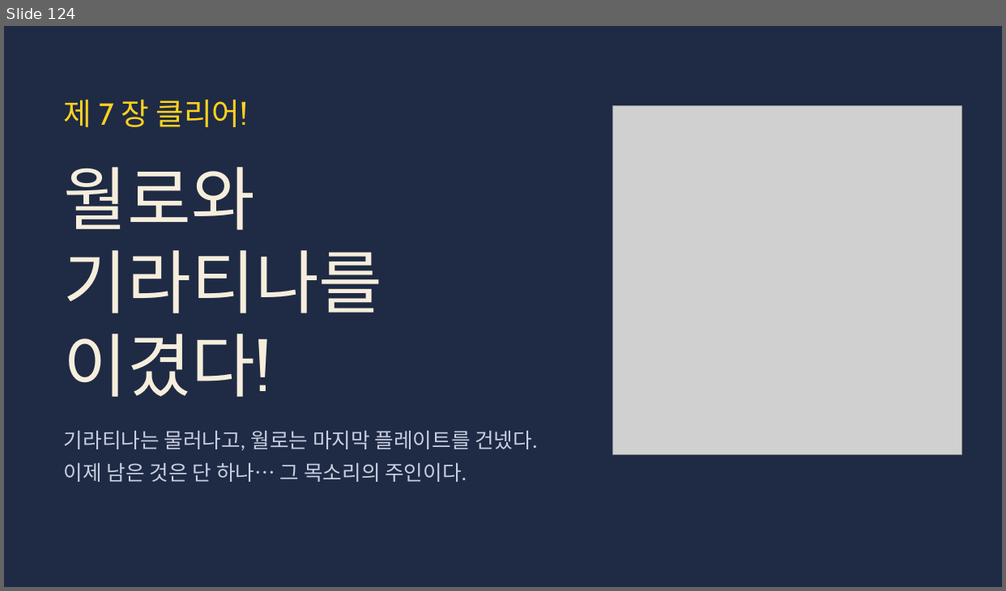
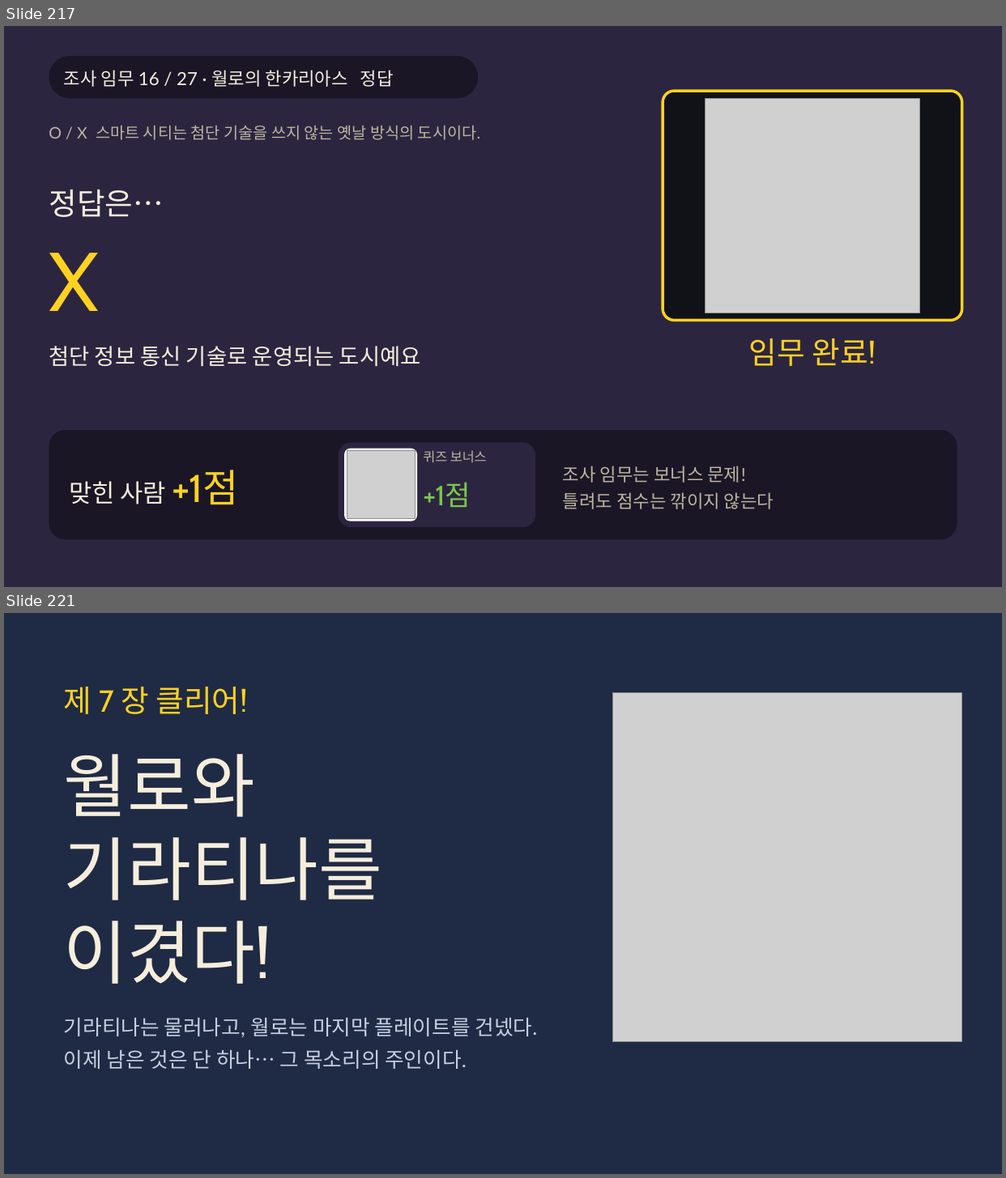
Before and after one commit to choivoo/-, a slide deck: 레전드_아르세우스_히스이_대모험_주거와_도시_경제성장에_따른_생활변화(최선유_최종본).pptx. Shown one above the other, each under a label of ours: slide 124 before the commit, slides 217 and 221 after it; the slides between them are not shown. The pictures are 1006x591 and 1006x1178 pixels, drawn with LibreOffice and Linux fonts; fonts in the diff are those of the drawing; grey boxes stand for pictures. Boxes give left, top, right and bottom in pixels: in the first picture for what was removed or moved away, otherwise in the second. Text is boxed around its words. In the diff, an @@ line names an element or a change of style, - is before the commit and + after.

```diff
--- a/레전드_아르세우스_히스이_대모험_주거와_도시_경제성장에_따른_생활변화(최선유_최종본).pptx
+++ b/레전드_아르세우스_히스이_대모험_주거와_도시_경제성장에_따른_생활변화(최선유_최종본).pptx
@@ slide 217 added at [4,26,1002,587], background #2C2540 @@
@@ rounded rectangle added at [49,56,478,98], fill #1A1626 @@
@@ text added at [64,70,394,87], 26 pt, text #F6EEDC @@
+조사 임무 16 / 27 · 월로의 한카리아스 정답
@@ rounded rectangle added at [663,91,962,320], fill #111118, outline #FFD21F 4 pt @@
@@ picture added at [705,98,919,313] @@
@@ text added at [49,125,480,140], 23 pt, text #BDB59F @@
+O / X 스마트 시티는 첨단 기술을 쓰지 않는 옛날 방식의 도시이다.
@@ text added at [49,190,164,217], 44 pt, text #F6EEDC @@
+정답은…
@@ text added at [49,253,98,311], 120 pt, text #FFD21F @@
+X
@@ text added at [749,339,876,366], 44 pt, text #FFD21F @@
+임무 완료!
@@ text added at [49,346,421,366], 32 pt, text #F6EEDC @@
+첨단 정보 통신 기술로 운영되는 도시예요
@@ rounded rectangle added at [49,430,957,540], fill #1A1626 @@
@@ rounded rectangle added at [339,442,535,527], fill #2C2540 @@
@@ rounded rectangle added at [344,449,417,522], fill #FFFFFF @@
@@ picture added at [347,451,415,519] @@
@@ text added at [423,450,487,463], 19 pt, text #BDB59F @@
+퀴즈 보너스
@@ text added at [69,470,238,505], 36 pt, text #F6EEDC @@
+맞힌 사람 +1점
@@ text added at [423,483,471,508], 40 pt, text #7AC74C @@
++1점
@@ text added at [563,466,774,510], 26 pt, text #BDB59F @@
+조사 임무는 보너스 문제!
+틀려도 점수는 깎이지 않는다
@@ what was slide 124 is now slide 221 @@
```
Also in this commit, not shown: 8 slides changed, 120 other slides added.
